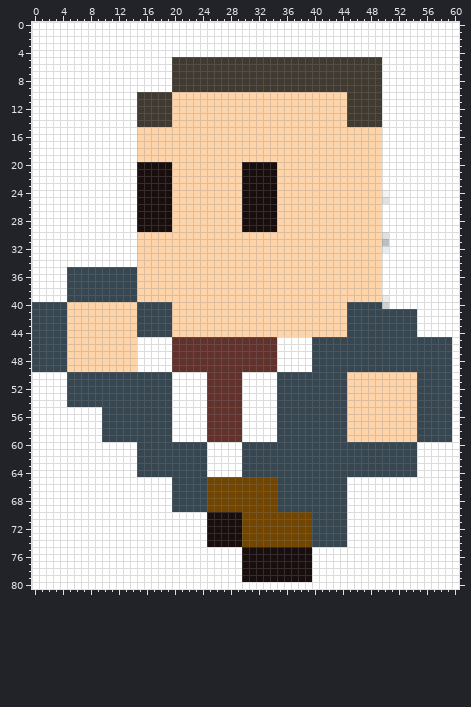
A sprite sheet gets an edit: Images/ronaldus_runleft_4.png. The picture above was drawn from the file before the commit.
The file is 61x81 pixels. Colours within 5 levels of each other are drawn and written as one.
The same view after the edit:
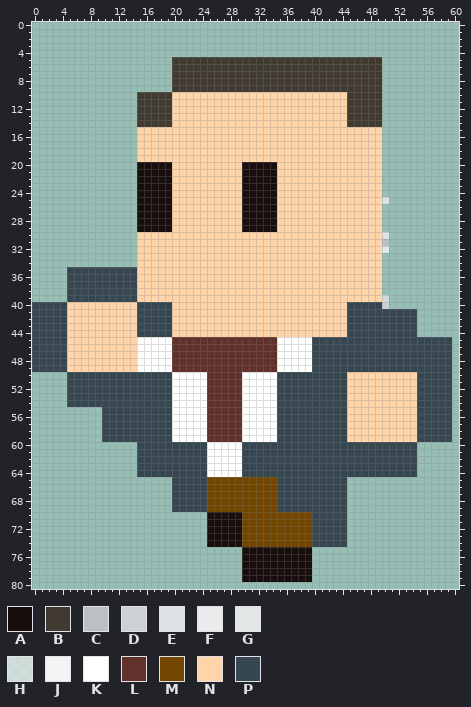
Palette (. is transparent): A #190e0e  B #413a30  C #bac0c3  D #cdd1d3  E #dfe2e4  F #e9ebec  G #e9ebecee  H #ebedeeaa  J #f2f3f4  K #ffffff  L #61322c  M #724600  N #ffd4a8  P #364751
From old to new:
y 0..4: x 0..60 KKKKKKKKKKKKKKKKKKKKKKKKKKKKKKKKKKKKKKKKKKKKKKKKKKKKKKKKKKKKK -> .............................................................
y 5..9: x 0..19 KKKKKKKKKKKKKKKKKKKK -> ....................; x 50..60 KKKKKKKKKKK -> ...........
y 10..23: x 0..14 KKKKKKKKKKKKKKK -> ...............; x 50..60 KKKKKKKKKKK -> ...........
y 24: x 0..14 KKKKKKKKKKKKKKK -> ...............; x 50..60 JKKKKKKKKKK -> ...........
y 25: x 0..14 KKKKKKKKKKKKKKK -> ...............; x 51..60 KKKKKKKKKK -> ..........
y 26..29: x 0..14 KKKKKKKKKKKKKKK -> ...............; x 50..60 KKKKKKKKKKK -> ...........
y 30..31: x 0..14 KKKKKKKKKKKKKKK -> ...............; x 51..60 KKKKKKKKKK -> ..........
y 32: x 0..14 KKKKKKKKKKKKKKK -> ...............; x 50..60 FKKKKKKKKKK -> G..........
y 33..34: x 0..14 KKKKKKKKKKKKKKK -> ...............; x 50..60 KKKKKKKKKKK -> ...........
y 35..38: x 0..4 KKKKK -> .....; x 50..60 KKKKKKKKKKK -> ...........
y 39: x 0..4 KKKKK -> .....; x 50..60 FKKKKKKKKKK -> H..........
y 40: x 51..60 KKKKKKKKKK -> ..........
y 41..44: x 55..60 KKKKKK -> ......
y 45..49: x 60 K -> .
y 50..54: x 0..4 KKKKK -> .....; x 60 K -> .
y 55..59: x 0..9 KKKKKKKKKK -> ..........; x 60 K -> .
y 60..64: x 0..14 KKKKKKKKKKKKKKK -> ...............; x 55..60 KKKKKK -> ......
y 65..69: x 0..19 KKKKKKKKKKKKKKKKKKKK -> ....................; x 45..60 KKKKKKKKKKKKKKKK -> ................
y 70..74: x 0..24 KKKKKKKKKKKKKKKKKKKKKKKKK -> .........................; x 45..60 KKKKKKKKKKKKKKKK -> ................
y 75..79: x 0..29 KKKKKKKKKKKKKKKKKKKKKKKKKKKKKK -> ..............................; x 40..60 KKKKKKKKKKKKKKKKKKKKK -> .....................
y 80: x 0..60 KKKKKKKKKKKKKKKKKKKKKKKKKKKKKKKKKKKKKKKKKKKKKKKKKKKKKKKKKKKKK -> .............................................................
Where, in picture pixels (left, top, right, bottom), the same in both pictures:
changed: (32, 22, 459, 589)
